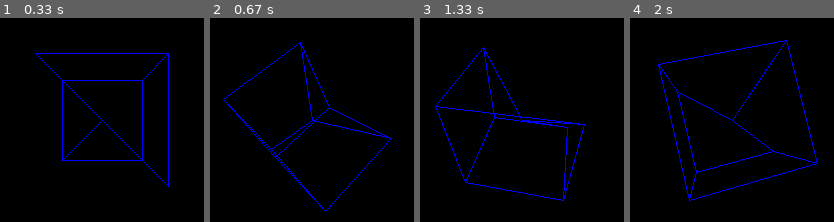
Above: before the commit, frames 1-4 (left to right).
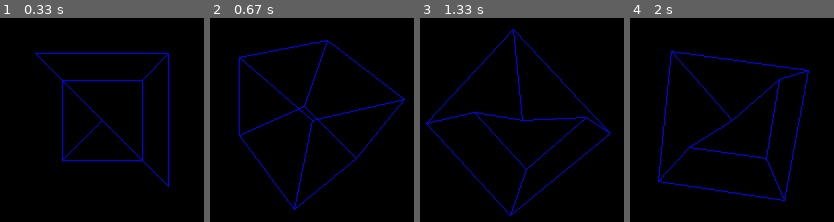
Above: after the commit, the same moments.

Repository: Brushfire-257/Pygame3DRenderer
Game: pygame game, started from main.py
Same seed, same stepped clock (60 frames per second), same inputs: the game is played once before the commit and once after it.
Inputs:
- Up to frame 1 (0.33 s): no input
- Up to frame 2 (0.67 s): hold N from 0.33 s (still down); hold Right from 0.33 s (still down)
- Up to frame 3 (1.33 s): release N at 0.8 s; release Right at 0.8 s; hold M 0.83-1.3 s; hold Right 0.83-1.3 s
- Up to frame 4 (2 s): hold Right 1.33-1.8 s; hold Up from 1.83 s (still down)

Frame 1 is identical in both runs. In frame 2, 3.7% of the frame differs, in the area x 6-96%, y 10-96%; in frame 3, 3.9%; in frame 4, 4.4%, in the area x 13-93%, y 10-90%.

Commit message:
Quick Controls Patch
Swapped some controls around.

Diff:
--- a/main.py
+++ b/main.py
@@ -1,6 +1,7 @@
 #!/usr/bin/python
 """
 Move a wireframe shape with arrow keys + "n" and "m"
+Reset shape with "r"
 
 Most math from Gustavo Niemeyer
 """
@@ -91,13 +92,13 @@
         if keys[pygame.K_LEFT]:
             rotate_object(cube, -0.1, (0,1,0))
         if keys[pygame.K_UP]:
+            rotate_object(cube, 0.1, (1,0,0))
+        if keys[pygame.K_DOWN]:
+            rotate_object(cube, -0.1, (1,0,0))
+        if keys[pygame.K_n]:
             rotate_object(cube, 0.1, (0,0,1))
-        if keys[pygame.K_DOWN]:
+        if keys[pygame.K_m]:
             rotate_object(cube, -0.1, (0,0,1))
-        if keys[pygame.K_n]:
-            rotate_object(cube, 0.1, (1,0,0))
-        if keys[pygame.K_m]:
-            rotate_object(cube, -0.1, (1,0,0))
         if keys[pygame.K_r]: # Reset the cube positions
             cube = [(0,0,0),  (50,50,50),  (50,-50,50),  (-50,-50,50),
             (-50,50,-50), (50,50,-50), (50,-50,-50), (-50,-50,-50)]
